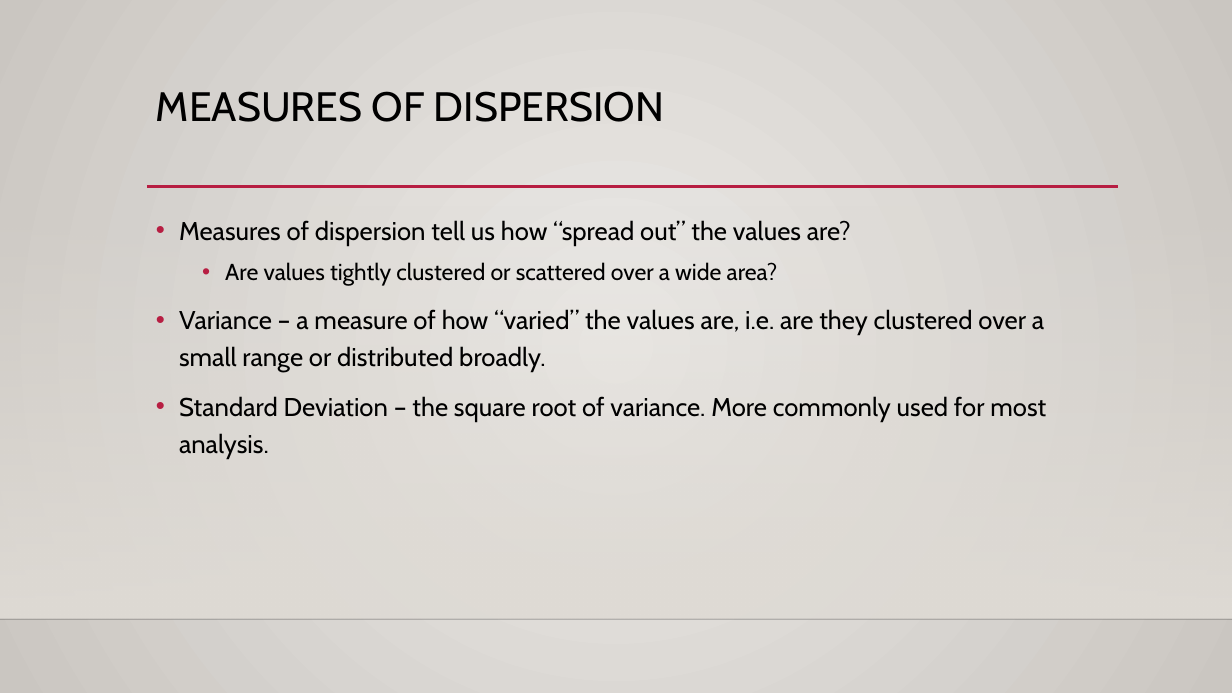
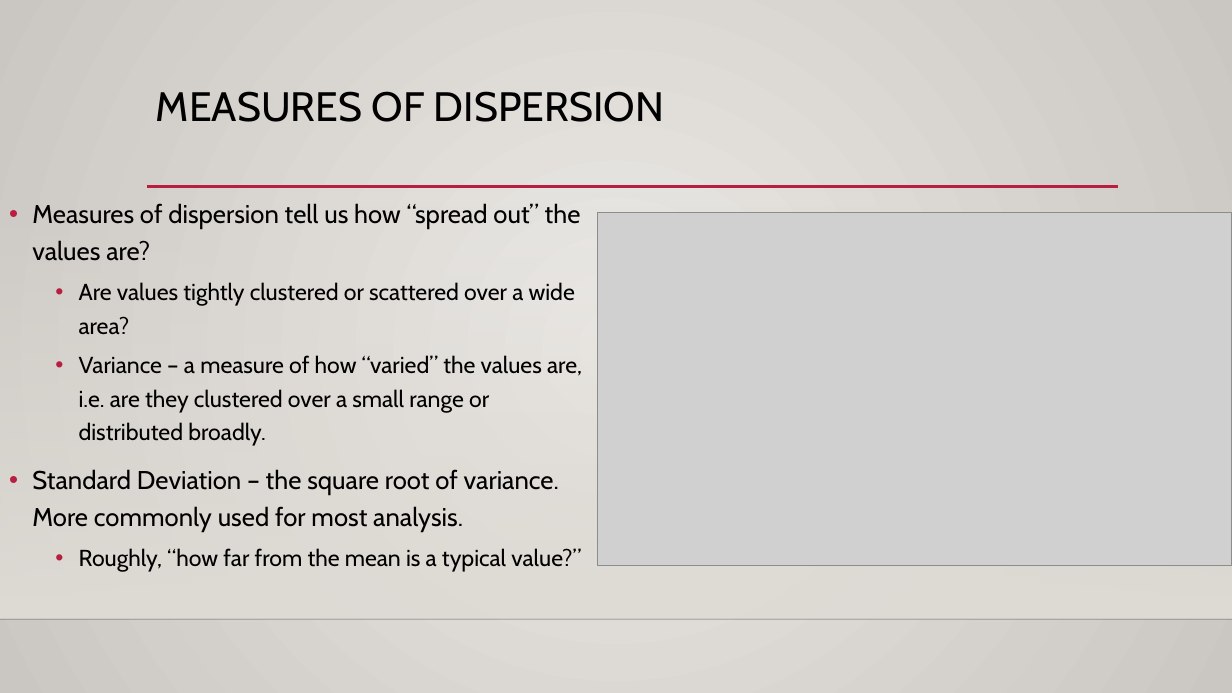
Before and after one commit to AkeemSemper/ML_for_Non_DS_Students, a slide deck: slide 17 of course_resources/slides/Used/006_Basic_Descriptive_Stats.pptx (slide 7 before the commit). Drawn at 1232x693 pixels with LibreOffice and Linux fonts; fonts in the diff are those of the drawing; grey boxes stand for pictures; background and template pictures are left out. Boxes give left, top, right and bottom in pixels: in the first picture for what was removed or moved away, otherwise in the second. Text is boxed around its words. In the diff, an @@ line names an element or a change of style, - is before the commit and + after.

```diff
--- a/course_resources/slides/Used/006_Basic_Descriptive_Stats.pptx
+++ b/course_resources/slides/Used/006_Basic_Descriptive_Stats.pptx
@@ text "Measures of dispersion tell us ...": place and size @@
-text "Measures of dispersion tell us ..." at (179,220,1046,459)
+text "Measures of dispersion tell us ..." at (32,203,582,572)
@@ picture added at (598,213,1232,566) @@
@@ text at (79,355,582,446): size 20 to 18 pt in "Variance – a measure of how “varied” ..."; list level 1 to 2 in "Variance – a measure of ..." @@
@@ text at (79,548,581,572): paragraph added @@
+  • Roughly, “how far from the mean is a typical value?”
```
Also in this commit, not shown: 5 other slides changed, 5 slides added.
